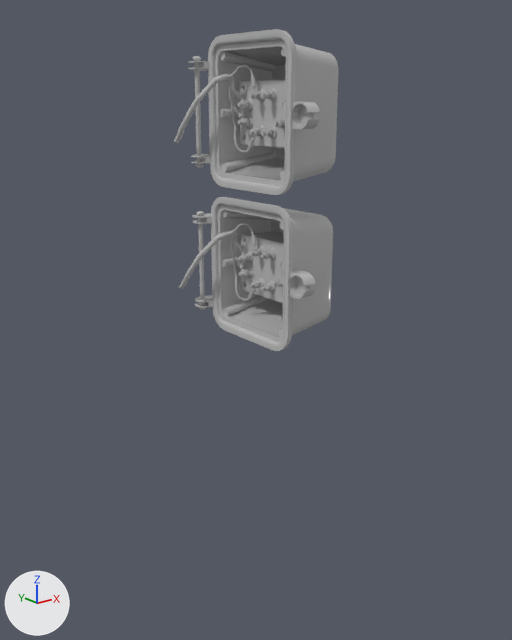
One commit to the FBX model Assets/Models/svetofors_CH1_4L&M3_2L/CH1_4L/cap_open.fbx: the scene before it, then after it.
Rendered twice from a 50 mm camera at (-0.408, -0.434, 1.247) aimed at (0.165, 0.282, 0.96). The lights are fixed; the arrows at lower left show +X, +Y and +Z. Where no turn or scale is listed for an object, it has been applied to the vertices.

Objects in the first picture: 'CH4_L4_Back_Cover_C', 'CH4_L4_Back_Cover_D'.
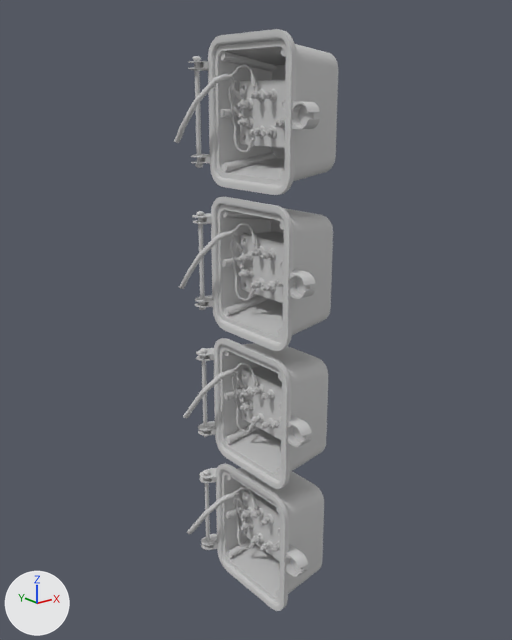
Where the change shows, as pixel boxes (x1, y1, x2, y2) in the pictures (512 x 640 px):
'CH4_L4_Back_Cover_E', added: after (183, 338, 328, 489)
'CH4_L4_Back_Cover_F', added: after (187, 463, 324, 611)

The change, as a list of edits to the scene's bpy script:
```text
Add ob_ch4_l4_back_cover_e:
    ob_ch4_l4_back_cover_e = bpy.data.objects.new('CH4_L4_Back_Cover_E', me_mesh_001.copy())  # the mesh of ob_ch4_l4_back_cover_d
    ob_ch4_l4_back_cover_e.location = (0.129, 0.356, 0.838)
Add ob_ch4_l4_back_cover_f:
    ob_ch4_l4_back_cover_f = bpy.data.objects.new('CH4_L4_Back_Cover_F', me_mesh_001.copy())  # the mesh of ob_ch4_l4_back_cover_d
    ob_ch4_l4_back_cover_f.location = (0.129, 0.356, 0.643)
```
